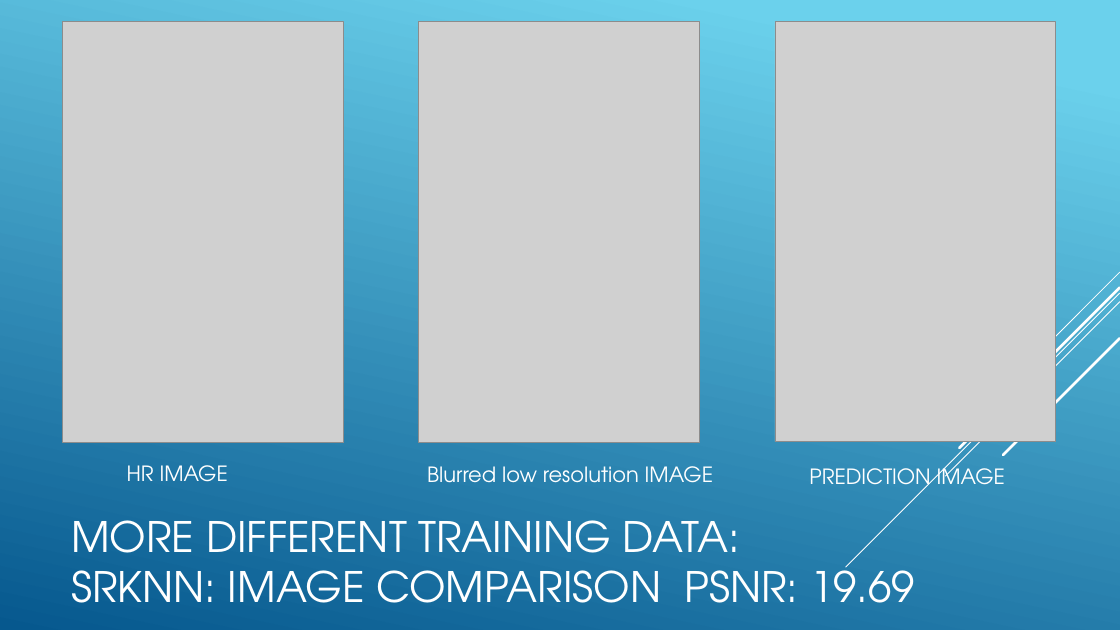
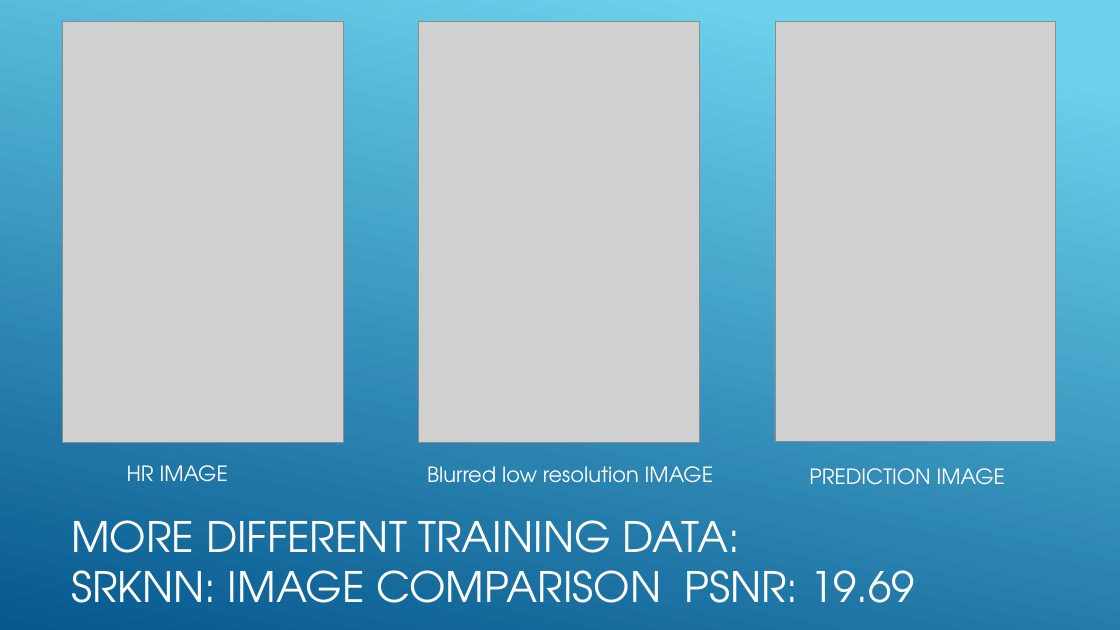
Before and after one commit to avinavsrivastava/iiih-super-resolution, a slide deck: slide 6 of ImageSuperResolution.pptx. Drawn at 1120x630 pixels with LibreOffice and Linux fonts; fonts in the diff are those of the drawing; grey boxes stand for pictures. Boxes give left, top, right and bottom in pixels: in the first picture for what was removed or moved away, otherwise in the second. Text is boxed around its words. In the diff, an @@ line names an element or a change of style, - is before the commit and + after.

```diff
--- a/ImageSuperResolution.pptx
+++ b/ImageSuperResolution.pptx
@@ group removed at <box>846,272,1120,567</box>: 5 lines @@
```
Also in this commit, not shown: 13 other slides changed, 3 slides added, 2 slides removed.
